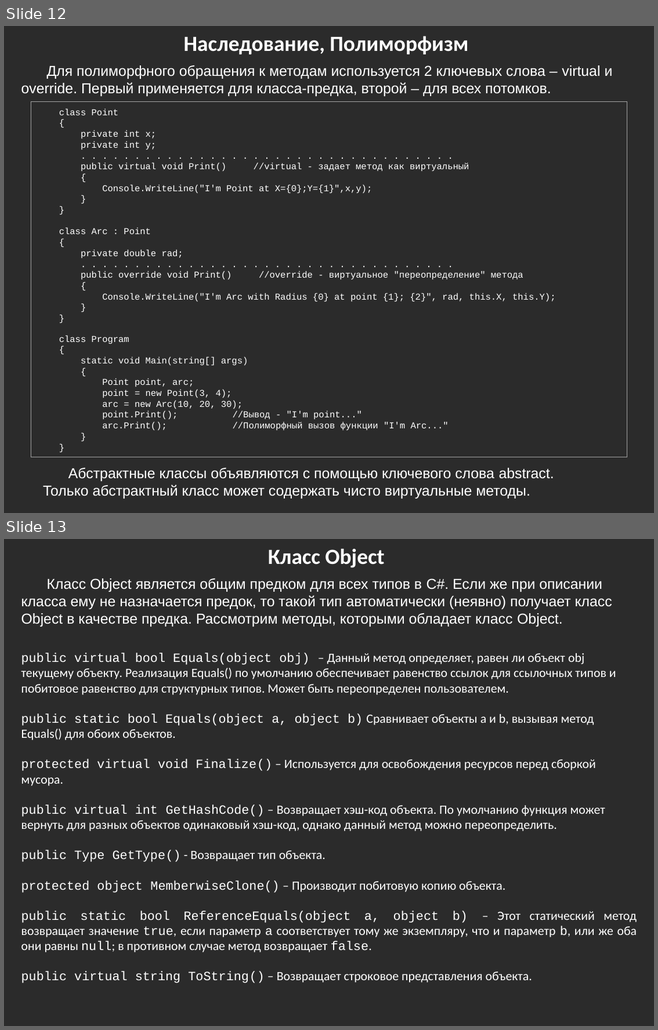
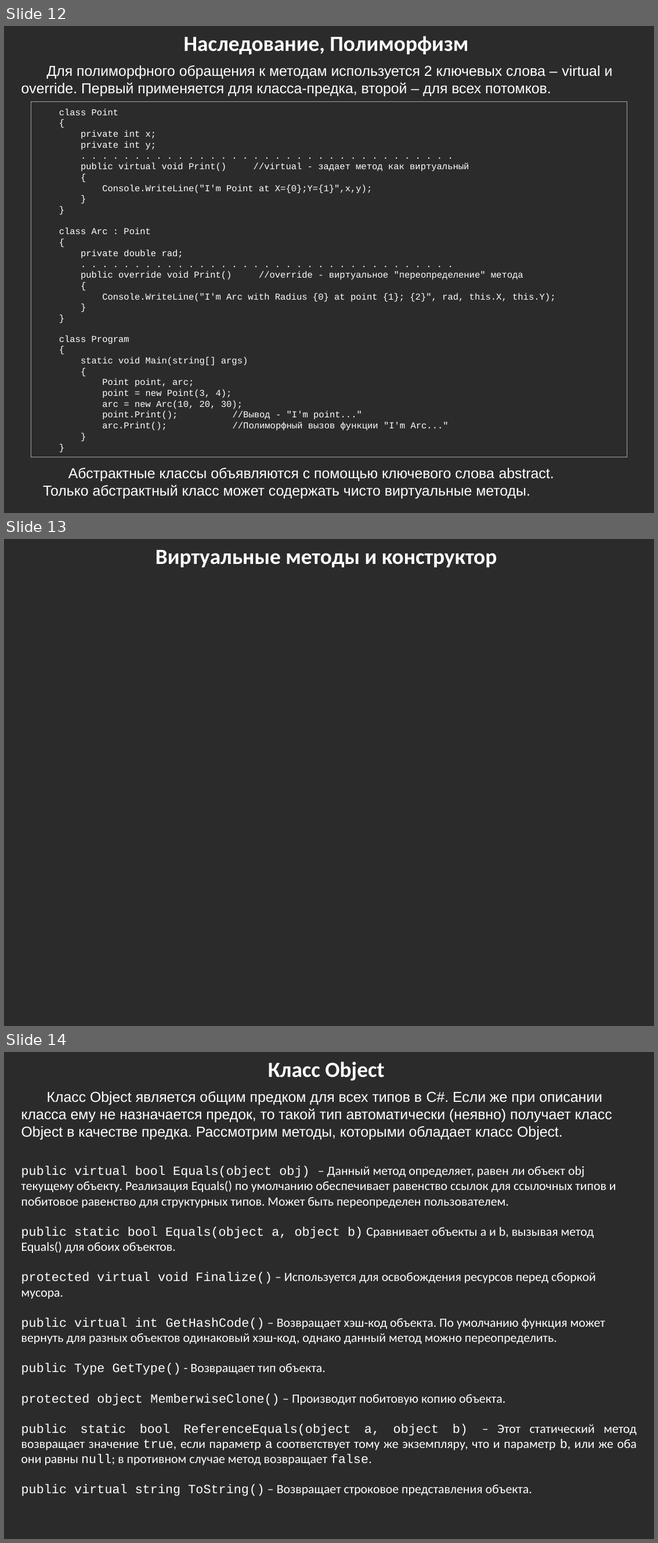
Before and after one commit to bazile/Training, a slide deck: Presentation/lesson-02.pptx. Shown one above the other, each under a label of ours: slides 12 and 13 before the commit, slides 12, 13 and 14 after it. The pictures are 658x1030 and 658x1543 pixels, drawn with LibreOffice and Linux fonts; fonts in the diff are those of the drawing; background and template pictures are left out; a plain dark background stands for a picture behind light text. Boxes give left, top, right and bottom in pixels: in the first picture for what was removed or moved away, otherwise in the second. Text is boxed around its words. In the diff, an @@ line names an element or a change of style, - is before the commit and + after.

Commit message:
Updated lesson #2 presentation

```diff
--- a/Presentation/lesson-02.pptx
+++ b/Presentation/lesson-02.pptx
@@ slide 13 added at [4, 539, 654, 1026], background picture (left out) @@
@@ text added at [155, 549, 496, 567], 24 pt, text #FFFFFF, bold @@
+Виртуальные методы и конструктор
@@ what was slide 13 is now slide 14 @@
```
